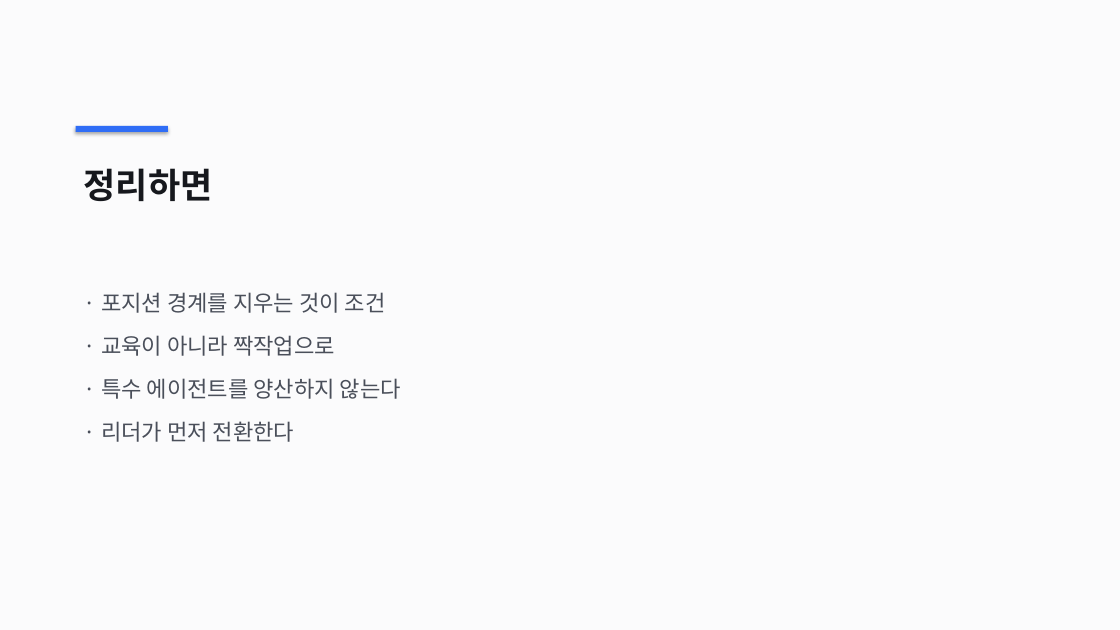
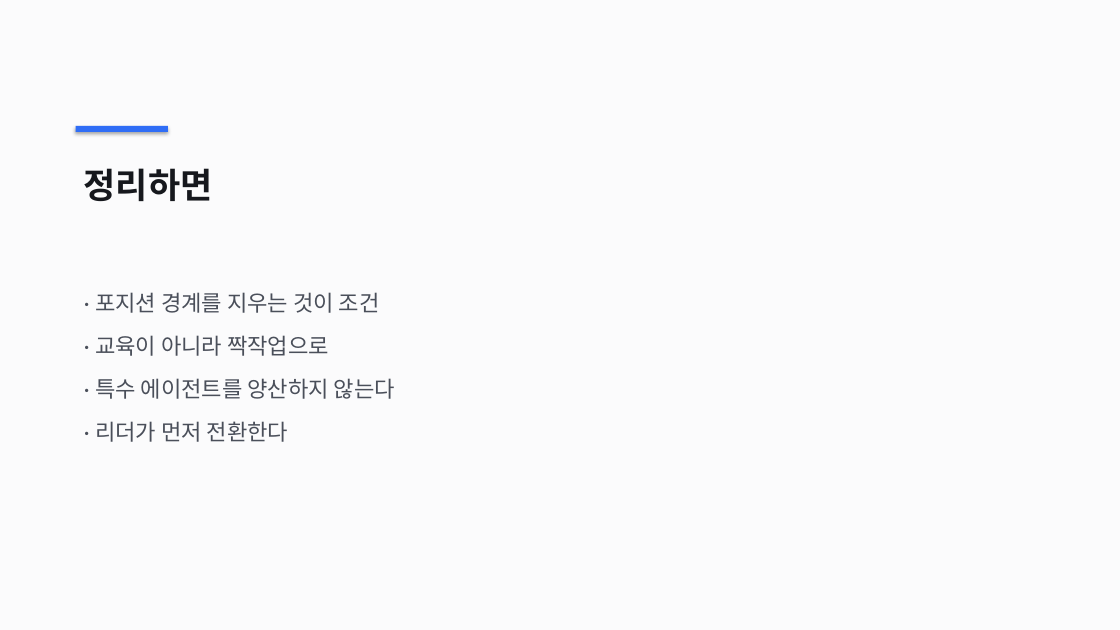
Before and after one commit to ParkBeomMin/seminar-studio, a slide deck: slide 18 of output/part2/deck.pptx. Drawn at 1120x630 pixels with LibreOffice and Linux fonts; fonts in the diff are those of the drawing. Boxes give left, top, right and bottom in pixels: in the first picture for what was removed or moved away, otherwise in the second. Text is boxed around its words. In the diff, an @@ line names an element or a change of style, - is before the commit and + after.

```diff
--- a/output/part2/deck.pptx
+++ b/output/part2/deck.pptx
@@ text "· 포지션 경계를 지우는 것이 ..." at (95,292,395,442): font Noto Sans CJK KR to Lato @@
```
Also in this commit, not shown: 17 other slides changed, 10 other files.
